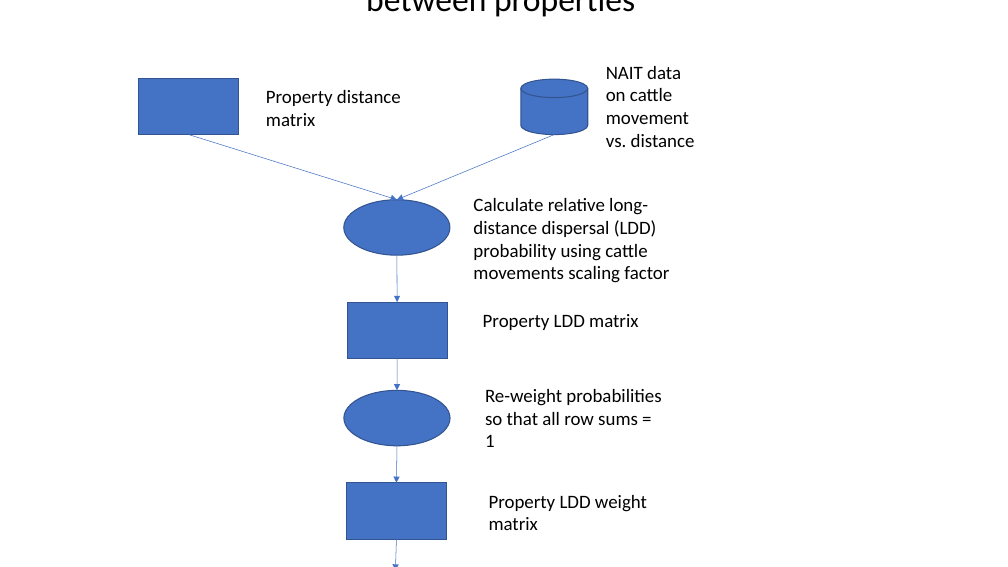
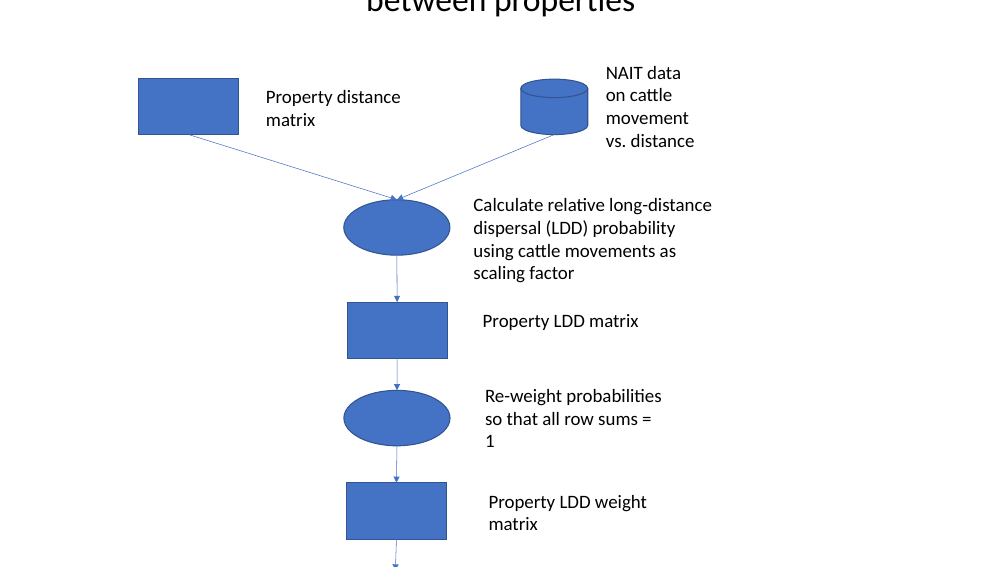
Before and after one commit to manaakiwhenua/SleeperPests, a slide deck: slide 5 of CNGDocumentation/Input generation Flow charts.pptx. Drawn at 1008x567 pixels with LibreOffice and Linux fonts; fonts in the diff are those of the drawing. Boxes give left, top, right and bottom in pixels: in the first picture for what was removed or moved away, otherwise in the second. Text is boxed around its words. In the diff, an @@ line names an element or a change of style, - is before the commit and + after.

```diff
--- a/CNGDocumentation/Input generation Flow charts.pptx
+++ b/CNGDocumentation/Input generation Flow charts.pptx
@@ text at [473,198,712,283]: text changed @@
-Calculate relative long-distance dispersal (LDD) probability using cattle movements scaling factor
+Calculate relative long-distance dispersal (LDD) probability using cattle movements as scaling factor
```
Also in this commit, not shown: 2 other slides changed, 2 slides added, 1 other file.
